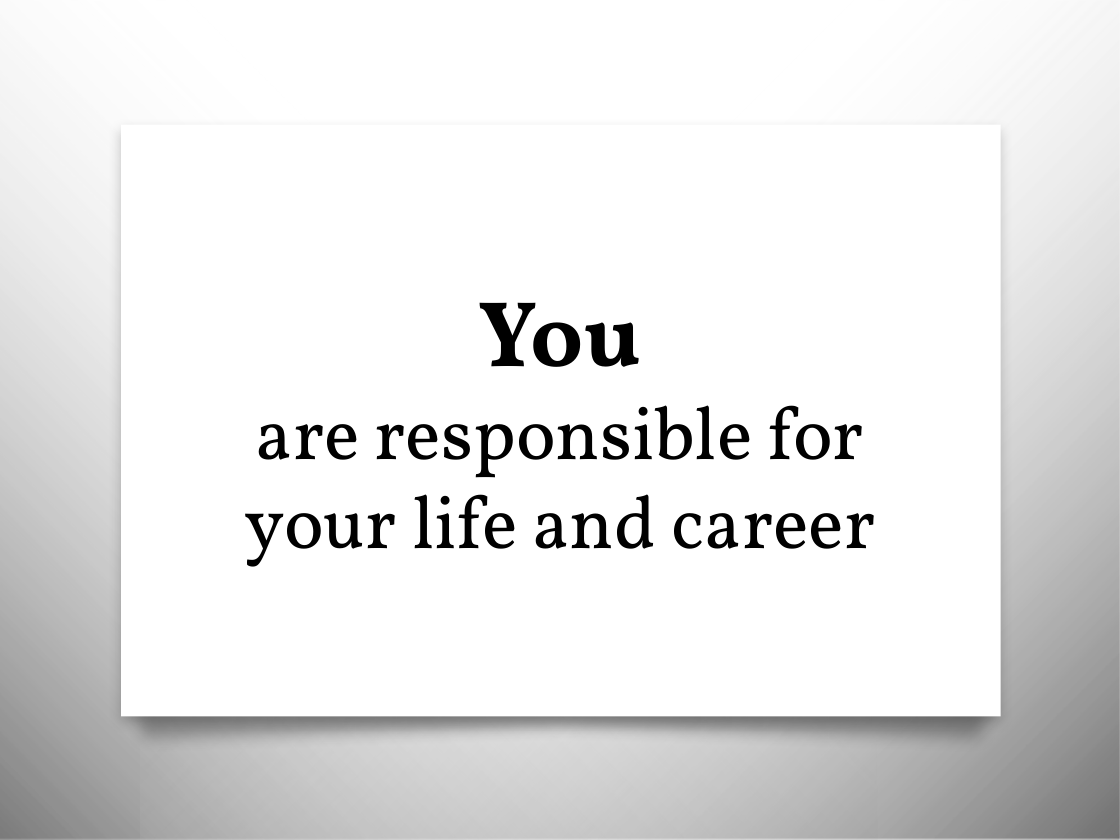
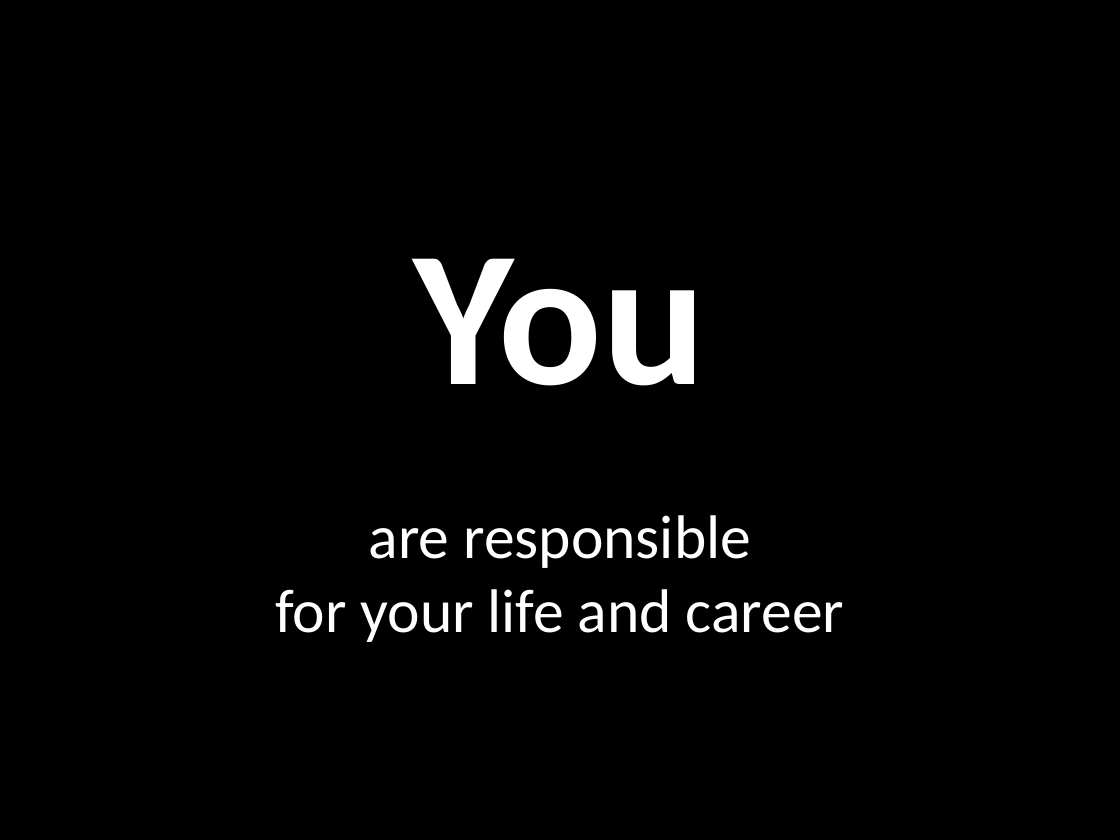
Before and after one commit to JonKruger/the-business-of-you, a slide deck: slide 14 of The Business of You.pptx. Drawn at 1120x840 pixels with LibreOffice and Linux fonts; fonts in the diff are those of the drawing; background and template pictures are left out. Boxes give left, top, right and bottom in pixels: in the first picture for what was removed or moved away, otherwise in the second. Text is boxed around its words. In the diff, an @@ line names an element or a change of style, - is before the commit and + after.

```diff
--- a/The Business of You.pptx
+++ b/The Business of You.pptx
@@ background picture (left out) to #000000 @@
@@ rectangle removed at [0,0,877,840] @@
@@ rectangle removed at [140,0,1120,840] @@
@@ rectangle removed at [121,124,1000,716] @@
@@ title "You are responsible for your ..." at [275,258,844,642]: size 60 to 124.2 pt in "You"; size 48 to 39.6 pt, font Vollkorn to Calibri, text colour #000000 to #FFFFFF @@
@@ freeform shape removed at [110,688,1014,754] @@
```
Also in this commit, not shown: 16 other slides changed, 2 slides added, 2 slides removed, 1 other file.
